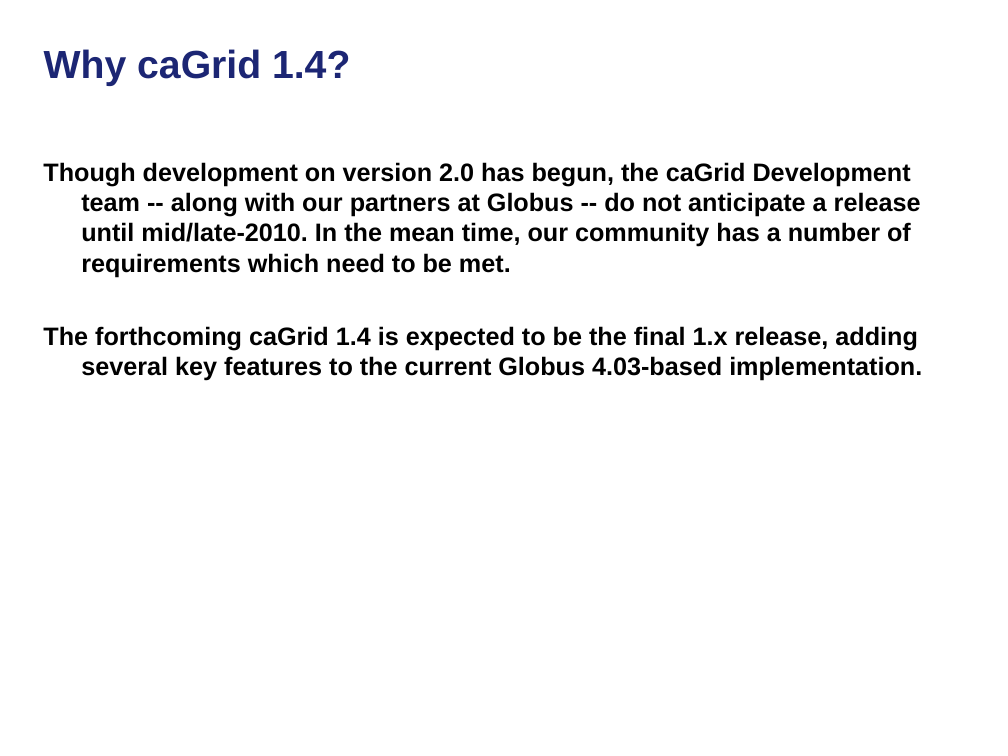
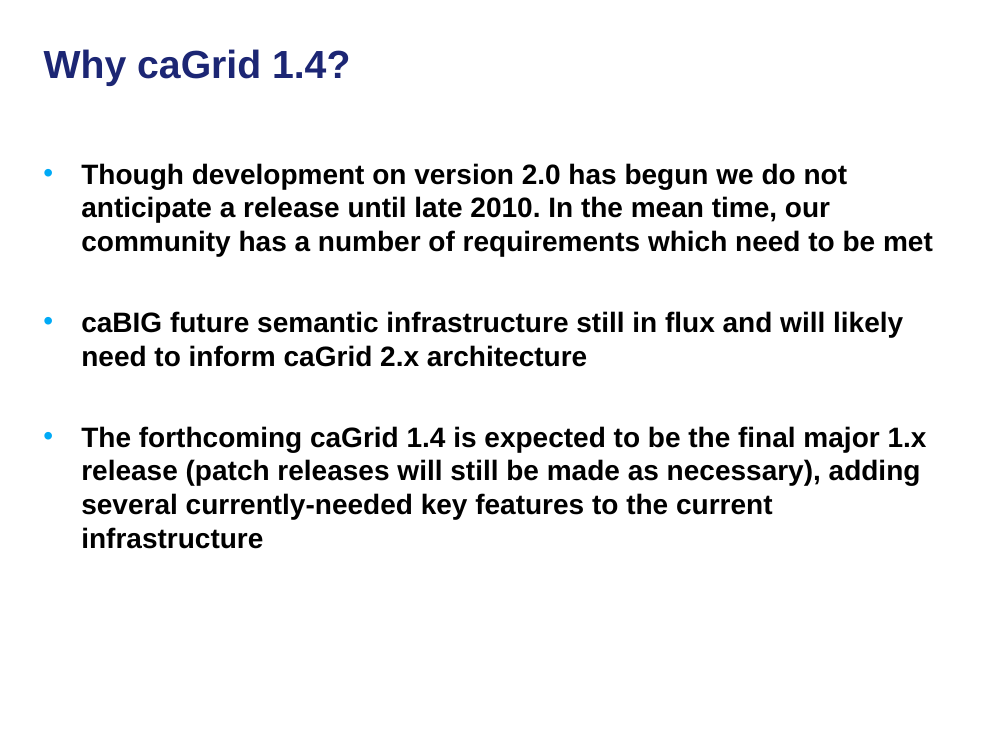
Before and after one commit to NCIP/cagrid-docs, a slide deck: slide 5 of general/presentations/200910_VCDE_ARCH/20091022_Arch_VCDE_caGrid_Future.ppt. Drawn at 1008x756 pixels with LibreOffice and Linux fonts; fonts in the diff are those of the drawing; background and template pictures are left out. Boxes give left, top, right and bottom in pixels: in the first picture for what was removed or moved away, otherwise in the second. Text is boxed around its words. In the diff, an @@ line names an element or a change of style, - is before the commit and + after.

```diff
--- a/general/presentations/200910_VCDE_ARCH/20091022_Arch_VCDE_caGrid_Future.ppt
+++ b/general/presentations/200910_VCDE_ARCH/20091022_Arch_VCDE_caGrid_Future.ppt
@@ text at box(81, 163, 933, 549): text changed; size 18 to 20 pt @@
-Though development on version 2.0 has begun, the caGrid Development team -- along with our partners at Globus -- do not anticipate a release until mid/late-2010. In the mean time, our community has a number of requirements which need to be met.
-The forthcoming caGrid 1.4 is expected to be the final 1.x release, adding several key features to the current Globus 4.03-based implementation.
+• Though development on version 2.0 has begun we do not anticipate a release until late 2010. In the mean time, our community has a number of requirements which need to be met
+• caBIG future semantic infrastructure still in flux and will likely need to inform caGrid 2.x architecture
+• The forthcoming caGrid 1.4 is expected to be the final major 1.x release (patch releases will still be made as necessary), adding several currently-needed key features to the current infrastructure
```
Also in this commit, not shown: 8 other slides changed, 3 slides added, 11 slides removed.
